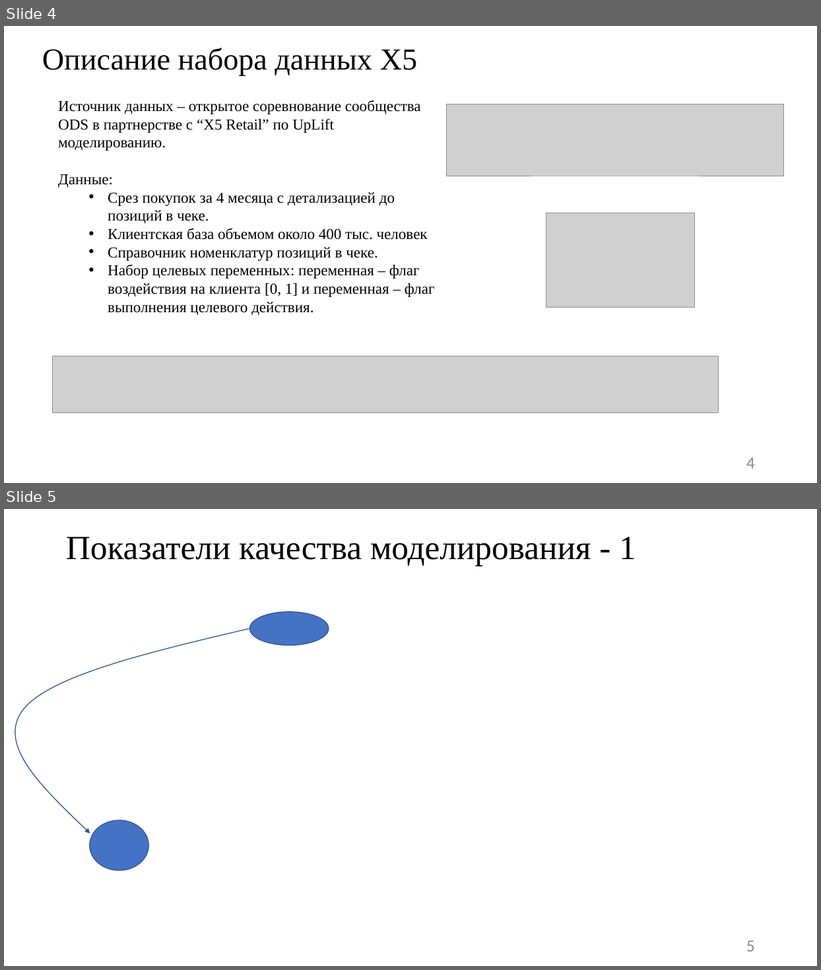
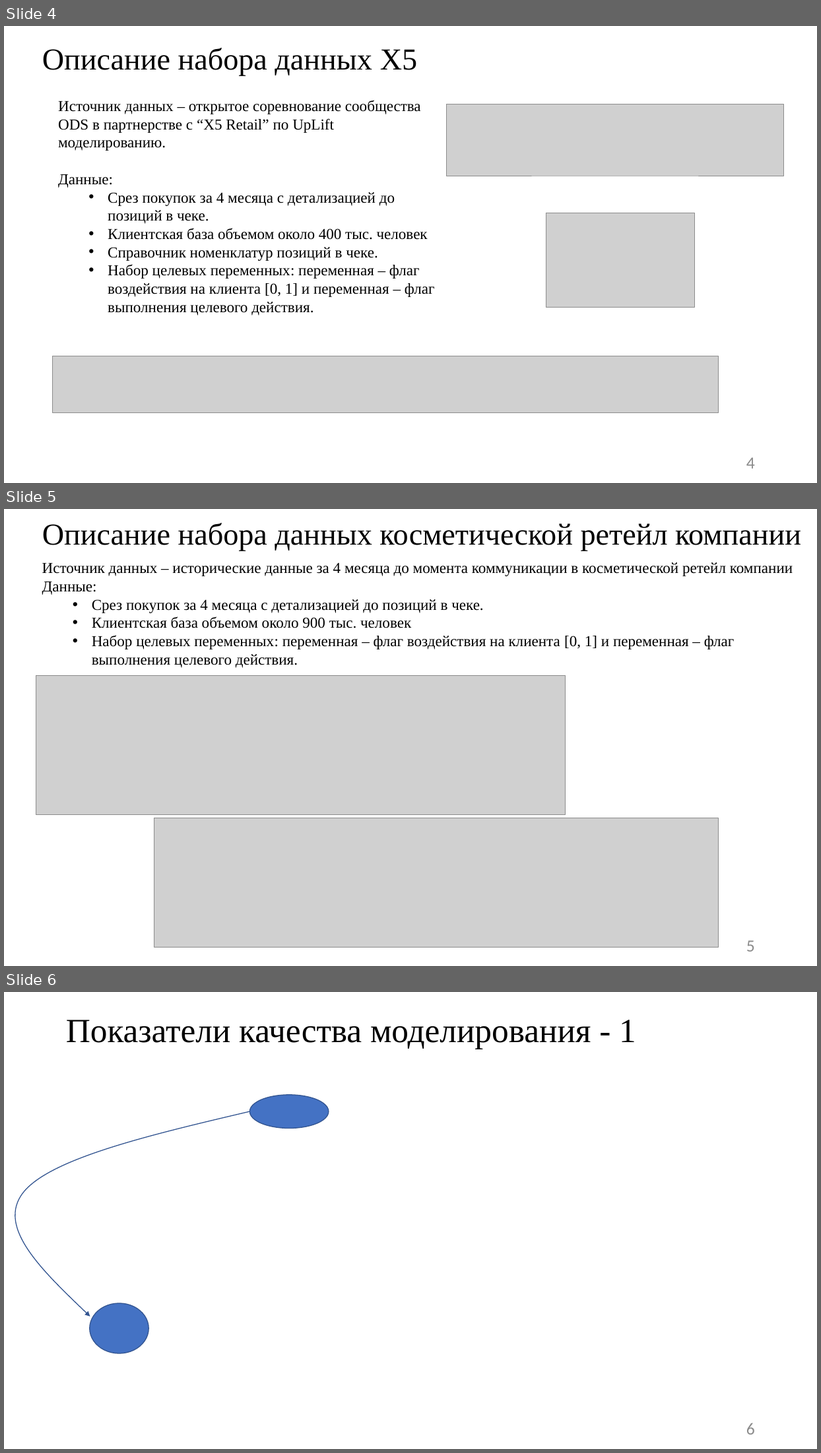
Before and after one commit to JacKira/MastersDegree, a slide deck: Отчет_4_сем/Презентация Фейзуллин 201.pptx. Shown one above the other, each under a label of ours: slides 4 and 5 before the commit, slides 4, 5 and 6 after it. The pictures are 821x970 and 821x1453 pixels, drawn with LibreOffice and Linux fonts; fonts in the diff are those of the drawing; grey boxes stand for pictures. Boxes give left, top, right and bottom in pixels: in the first picture for what was removed or moved away, otherwise in the second. Text is boxed around its words. In the diff, an @@ line names an element or a change of style, - is before the commit and + after.

```diff
--- a/Отчет_4_сем/Презентация Фейзуллин 201.pptx
+++ b/Отчет_4_сем/Презентация Фейзуллин 201.pptx
@@ slide 5 added at bbox=[4, 509, 817, 966], background #FFFFFF @@
@@ title added at bbox=[42, 523, 801, 551], 36 pt, text #000000 @@
+Описание набора данных косметической ретейл компании
@@ text added at bbox=[42, 562, 793, 668], 18 pt, text #000000 @@
+Источник данных – исторические данные за 4 месяца до момента коммуникации в косметической ретейл компании
+Данные:
+  • Срез покупок за 4 месяца с детализацией до позиций в чеке.
+  • Клиентская база объемом около 900 тыс. человек
+  • Набор целевых переменных: переменная – флаг воздействия на клиента [0, 1] и переменная – флаг выполнения целевого действия.
@@ picture added at bbox=[36, 675, 566, 815] @@
@@ picture added at bbox=[154, 819, 718, 948] @@
@@ page number added at bbox=[746, 941, 755, 952], 20 pt, text #8C8C8C @@
+5
@@ what was slide 5 is now slide 6 @@
@@ page number at bbox=[746, 1424, 755, 1435]: text changed @@
-5
+6
```
Also in this commit, not shown: 5 slides changed, 8 other slides added, 1 slide removed, 1 other file.
